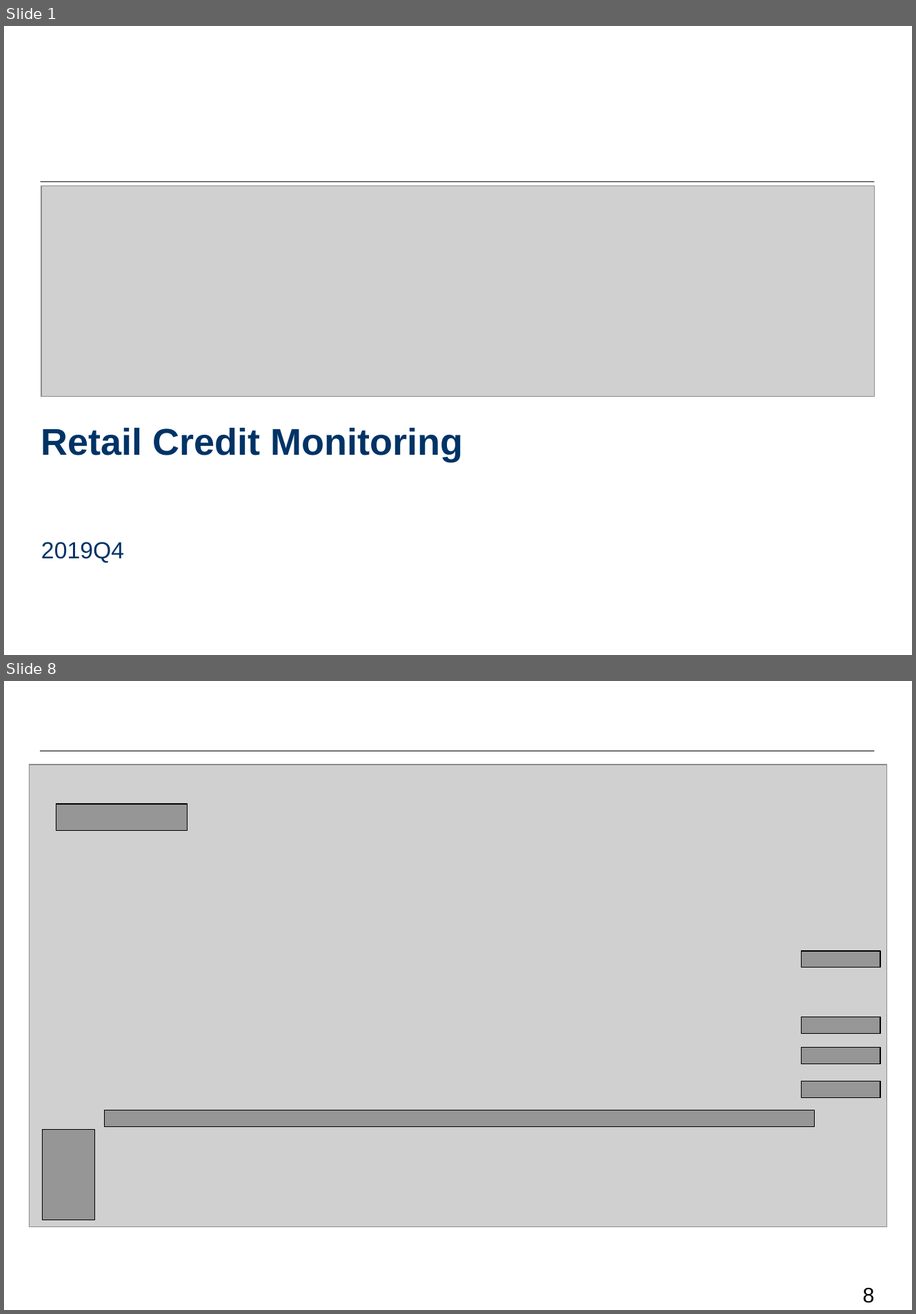
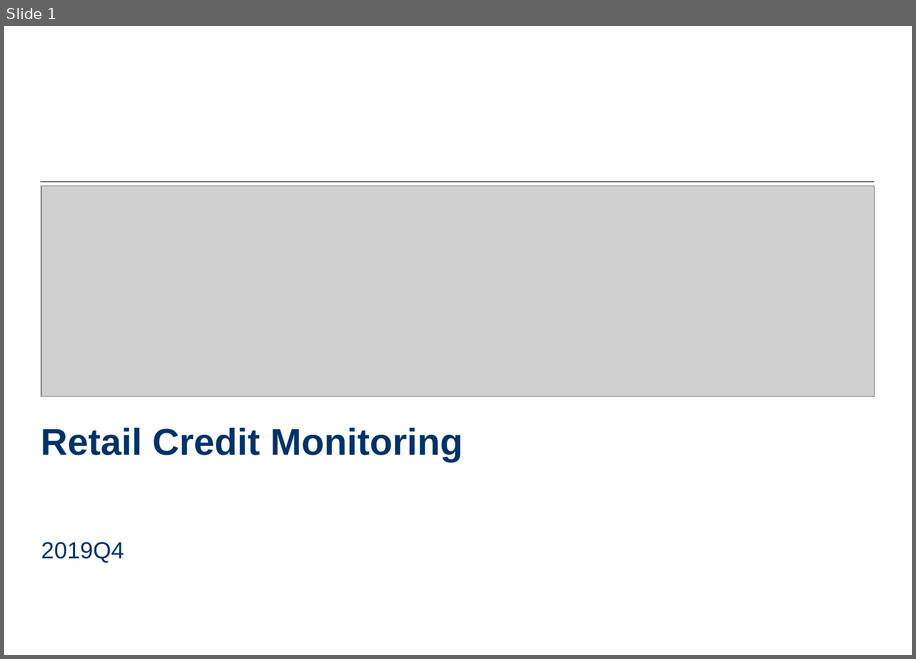
Before and after one commit to qpp852/WORK, a slide deck: Retail credit monitoring report_2019Q4.pptx. Shown one above the other, each under a label of ours: slides 1 and 8 before the commit, slide 1 after it; the slides between them are not shown. The pictures are 916x1314 and 916x659 pixels, drawn with LibreOffice and Linux fonts; fonts in the diff are those of the drawing; grey boxes stand for pictures; background and template pictures are left out. Boxes give left, top, right and bottom in pixels: in the first picture for what was removed or moved away, otherwise in the second. Text is boxed around its words. In the diff, an @@ line names an element or a change of style, - is before the commit and + after.

```diff
--- a/Retail credit monitoring report_2019Q4.pptx
+++ b/Retail credit monitoring report_2019Q4.pptx
@@ slide 8 removed at (4,681,912,1310), background #FFFFFF @@
@@ line removed from (40, 751) to (874, 751) @@
@@ picture removed at (29,765,887,1227) @@
@@ rectangle removed at (56,805,188,830) @@
@@ rectangle removed at (802,951,880,968) @@
@@ rectangle removed at (802,1017,880,1034) @@
@@ rectangle removed at (802,1047,880,1064) @@
@@ rectangle removed at (802,1081,880,1098) @@
@@ rectangle removed at (105,1110,815,1127) @@
@@ rectangle removed at (43,1129,95,1220) @@
@@ page number removed at (863,1287,875,1303) @@
-8
```
Also in this commit, not shown: 1 slide changed, 7 slides added, 6 other slides removed.
